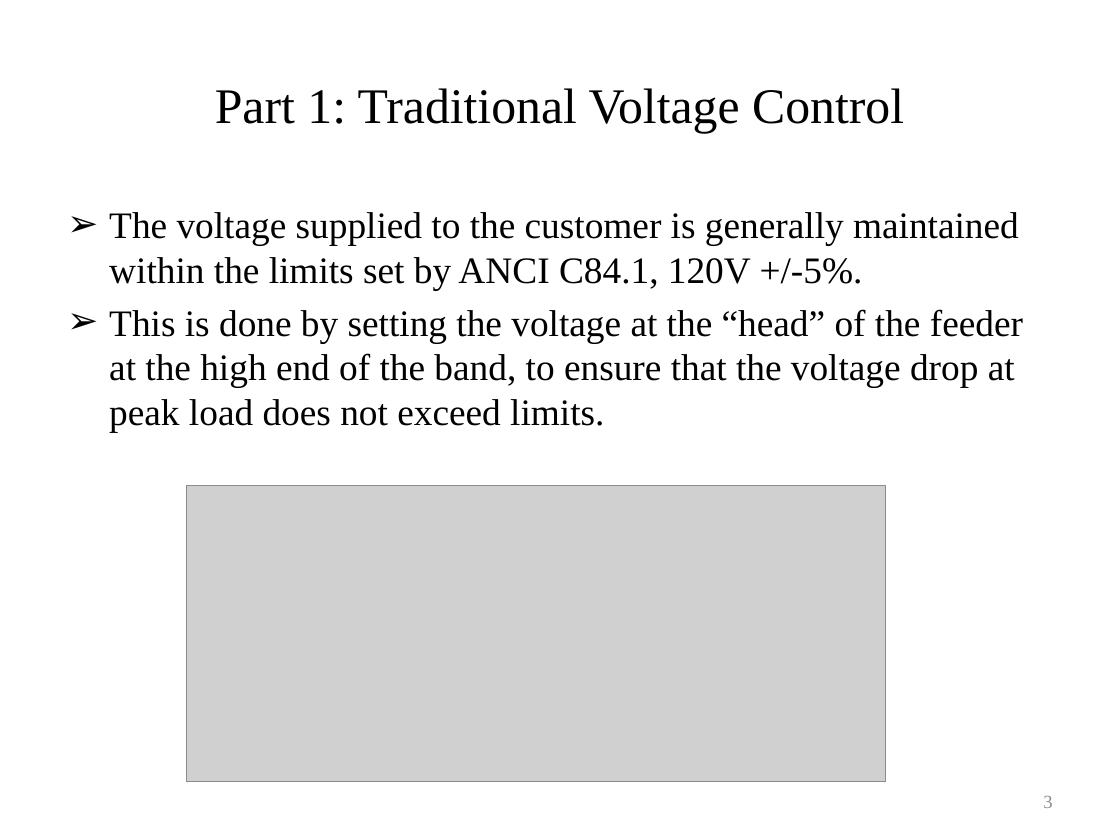
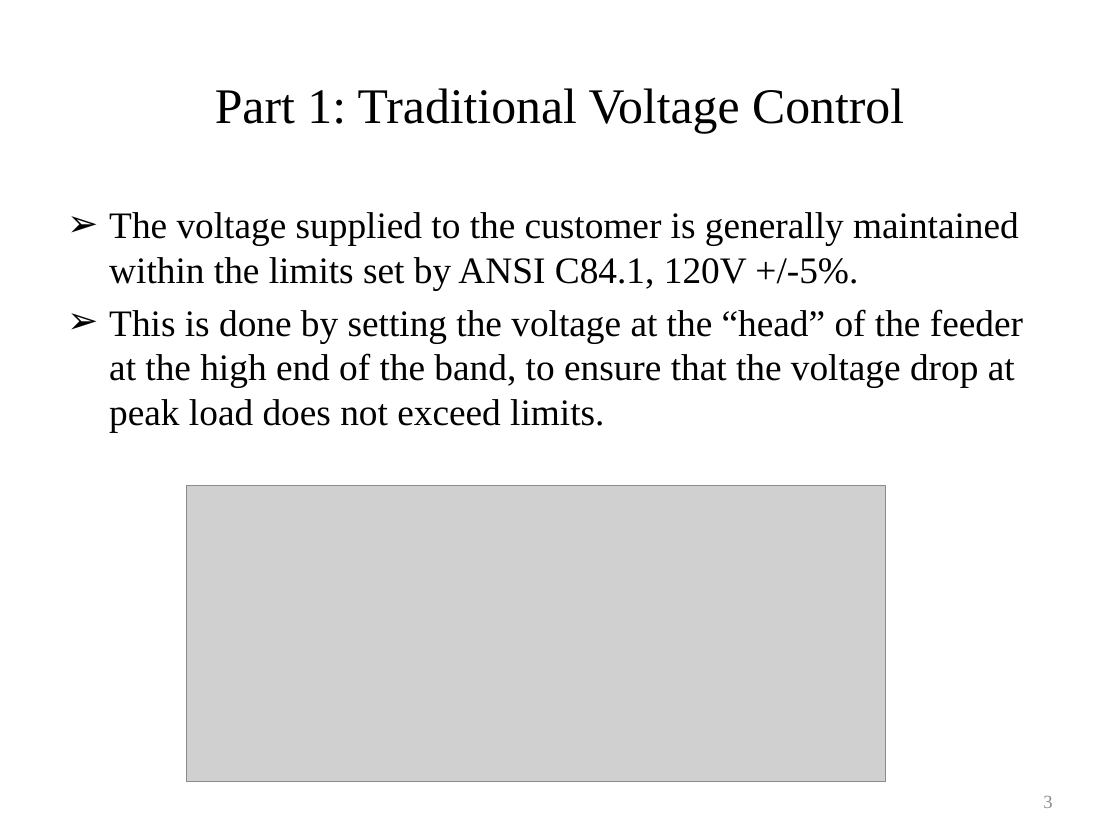
Before and after one commit to gridlab-d/course, a slide deck: slide 3 of University of Washington Class/Module 6 - Volt-VAR Optimization.pptx. Drawn at 1120x840 pixels with LibreOffice and Linux fonts; fonts in the diff are those of the drawing; grey boxes stand for pictures. Boxes give left, top, right and bottom in pixels: in the first picture for what was removed or moved away, otherwise in the second. Text is boxed around its words. In the diff, an @@ line names an element or a change of style, - is before the commit and + after.

Commit message:
Fixed slide in Module 6 (ANSI vs. ANCI).  Addition of homework for module 6.

```diff
--- a/University of Washington Class/Module 6 - Volt-VAR Optimization.pptx
+++ b/University of Washington Class/Module 6 - Volt-VAR Optimization.pptx
@@ text at [109,212,1019,290]: text changed @@
-➢ The voltage supplied to the customer is generally maintained within the limits set by ANCI C84.1, 120V +/-5%.
+➢ The voltage supplied to the customer is generally maintained within the limits set by ANSI C84.1, 120V +/-5%.
```
Also in this commit, not shown: 1 other slide changed, 2 other files.
